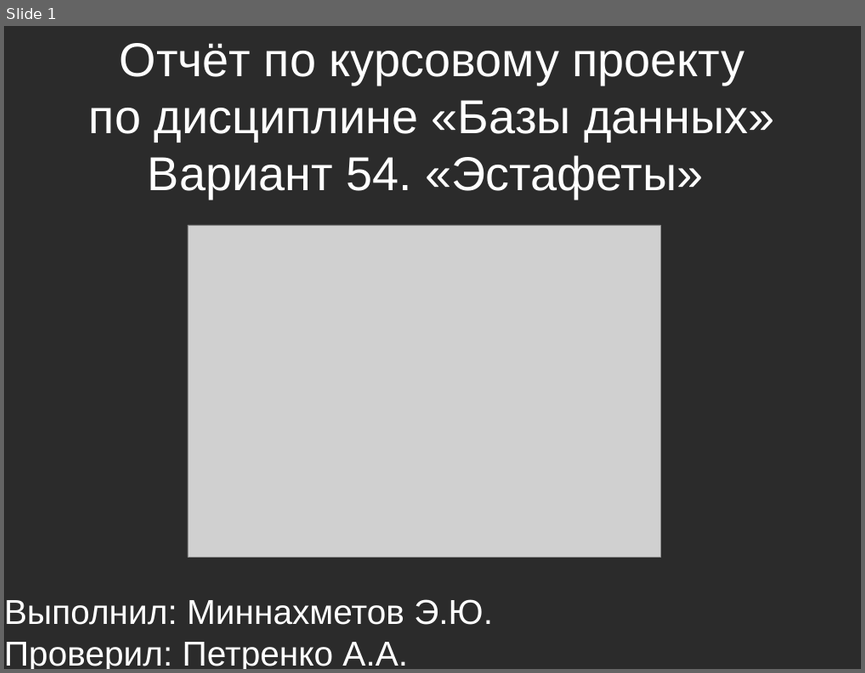
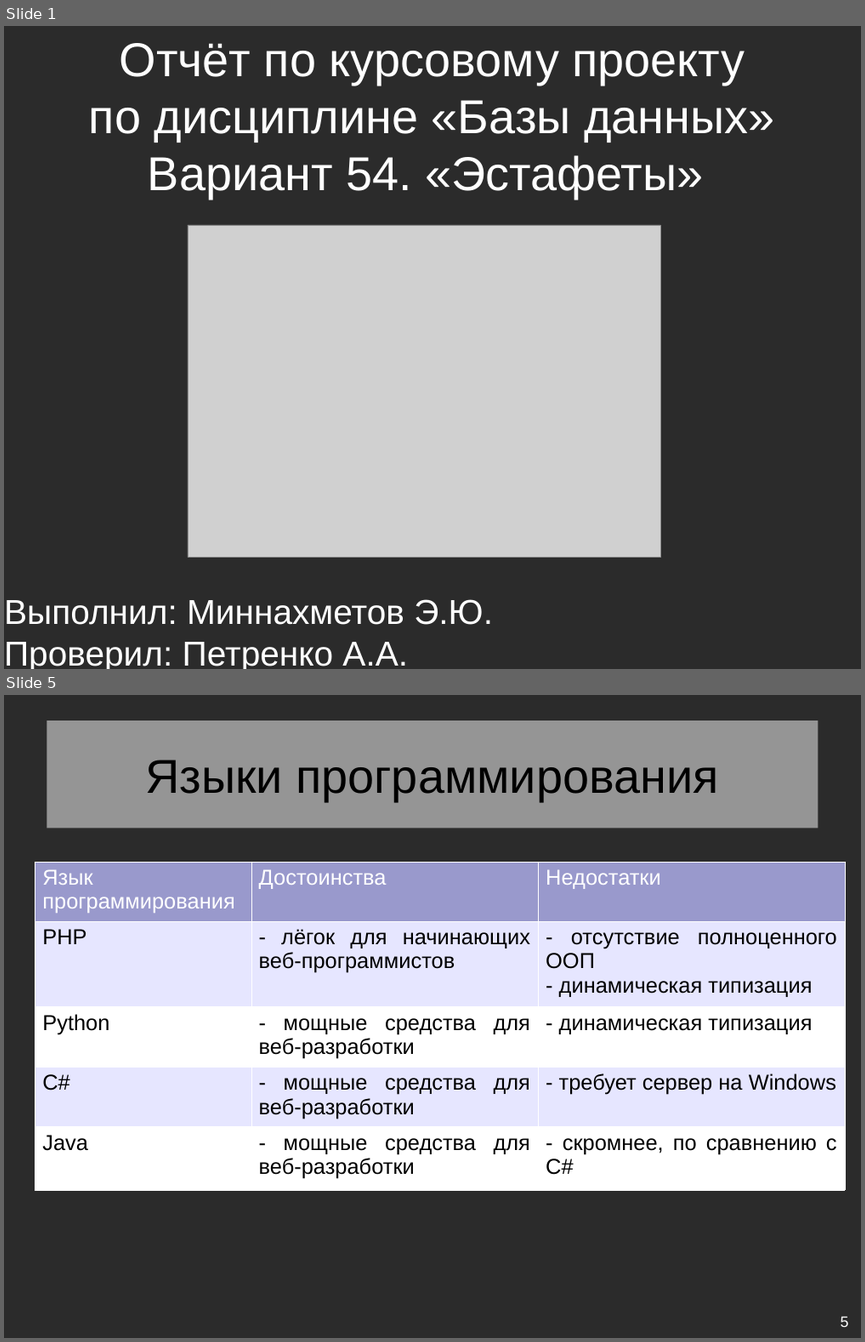
Before and after one commit to eldarian-1/pstu, a slide deck: БД/Course/Презентация курсового проекта.odp. Shown one above the other, each under a label of ours: slide 1 before the commit, slides 1 and 5 after it; the slides between them are not shown. The pictures are 865x673 and 865x1342 pixels, drawn with LibreOffice and Linux fonts; fonts in the diff are those of the drawing; grey boxes stand for pictures; background and template pictures are left out; a plain dark background stands for a picture behind light text. Boxes give left, top, right and bottom in pixels: in the first picture for what was removed or moved away, otherwise in the second. Text is boxed around its words. In the diff, an @@ line names an element or a change of style, - is before the commit and + after.

```diff
--- a/БД/Course/Презентация курсового проекта.odp
+++ b/БД/Course/Презентация курсового проекта.odp
@@ slide 5 added at (x1=4, y1=695, x2=861, y2=1338), background picture (left out) @@
@@ title added at (x1=46, y1=721, x2=818, y2=828), fill #FFFFFF at 50% opacity, 44 pt, text #000000 @@
+Языки программирования
@@ table added at (x1=35, y1=862, x2=846, y2=1184), 5 rows, 3 columns @@
+Язык программирования | Достоинства | Недостатки
+PHP | - лёгок для начинающих веб-программистов | - отсутствие полноценного ООП / - динамическая типизация
+Python | - мощные средства для веб-разработки | - динамическая типизация
+C# | - мощные средства для веб-разработки | - требует сервер на Windows
+Java | - мощные средства для веб-разработки | - скромнее, по сравнению с C#
@@ page number added at (x1=840, y1=1315, x2=849, y2=1327), 14 pt, text #FFFFFF @@
+5
```
Also in this commit, not shown: 9 slides changed, 9 other slides added, 7 slides removed, 4 other files.
